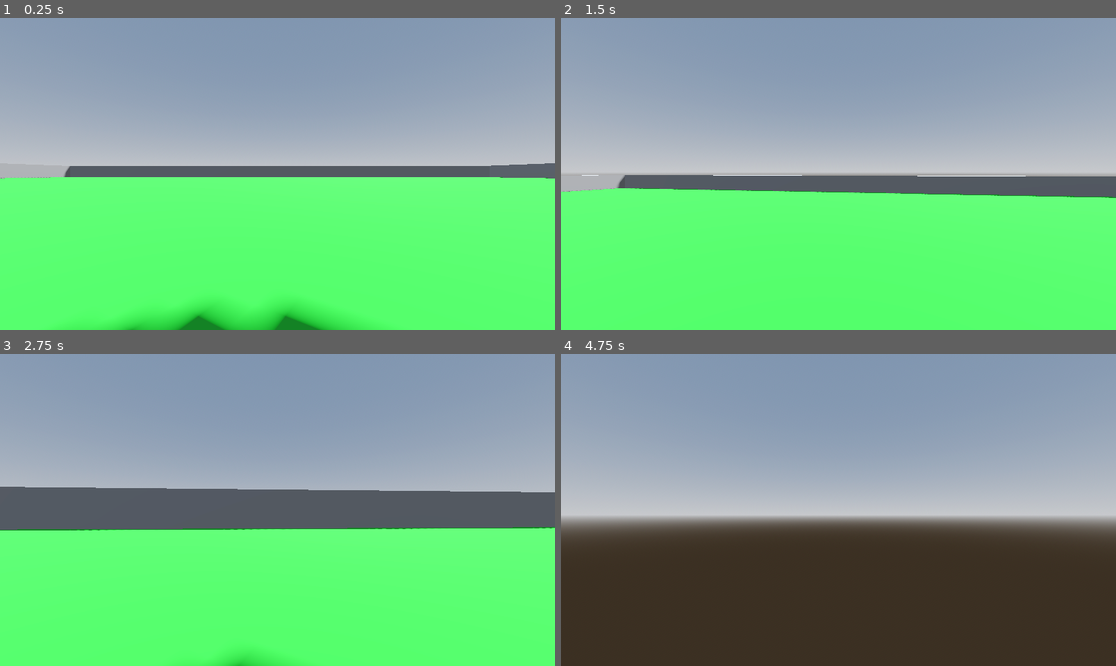
Above: before the commit, frames 1-4 (two rows, left to right).
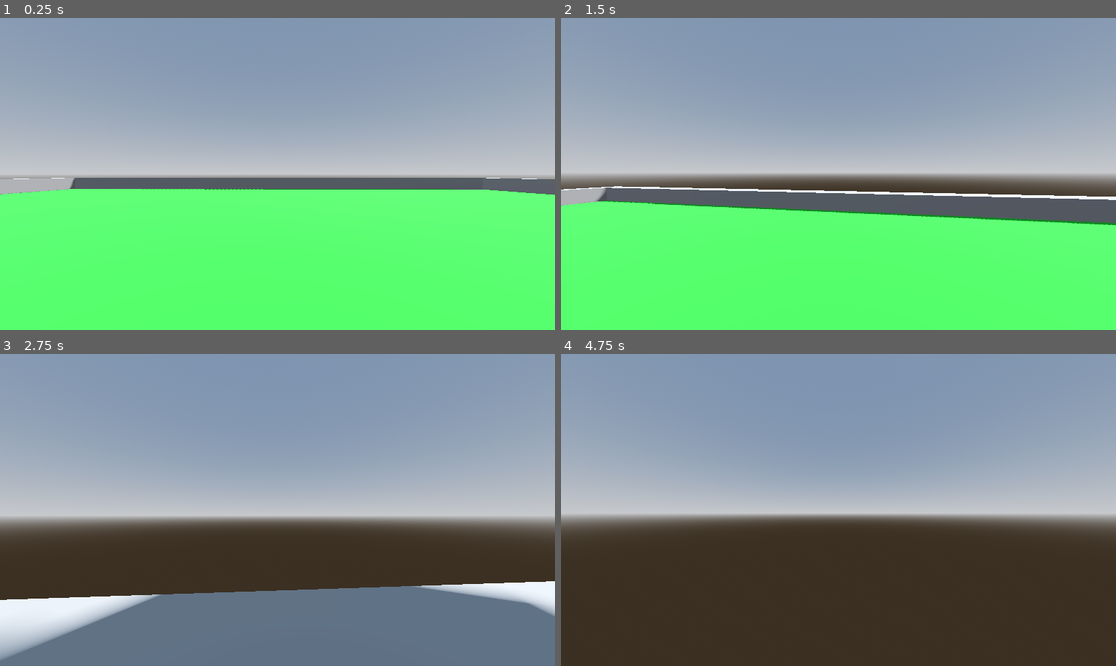
Above: after the commit, the same moments.

Repository: hrong1/Split-3
Game: Godot game, scene res://Scenes/World.tscn
Two runs of this game, one before a commit and one after it. Both use one fixed random seed, a clock stepped at 60 frames per second and the inputs below.
Inputs (mouse positions are in pixels of both pictures, inside the frame that each line leads up to):
- Up to frame 1 (0.25 s): no input
- Up to frame 2 (1.5 s): tap Enter at 0.5 s; move the mouse to (866, 174) at 0.52 s; hold Shift (sprint, bound only after the commit) 0.53-1.28 s; hold W (up) from 0.53 s (still down); tap Space (jump) at 0.77 s; move the mouse to (810, 174) at 1.27 s; tap Shift (sprint, bound only after the commit) at 1.35 s
- Up to frame 3 (2.75 s): keep holding W (up); tap Space (jump) at 1.52 s; move the mouse to (288, 503) at 2.02 s; hold Shift (sprint, bound only after the commit) from 2.03 s (still down)
- Up to frame 4 (4.75 s): keep holding W (up); move the mouse to (832, 516) at 2.77 s; release Shift (sprint, bound only after the commit) at 2.78 s; tap Shift (sprint, bound only after the commit) at 2.85, 4.35 s; tap Space (jump) at 3.02, 3.77, 4.25, 4.52 s; move the mouse to (877, 513) at 3.52 s; hold Shift (sprint, bound only after the commit) 3.53-4.28 s; move the mouse to (794, 506) at 4.27 s

The runs differ from the first frame. In frame 1, 9.6% of the frame differs, in the area x 0-100%, y 46-100%; in frame 2, 11%; in frame 3, 56%, in the area x 0-100%, y 42-100%; in frame 4, 3.0%.

Commit message:
added inertia, sprint, and headbob

Diff:
--- a/godot projects/Scenes/World.tscn
+++ b/godot projects/Scenes/World.tscn
@@ -54,6 +54,7 @@
 shape = SubResource("ConvexPolygonShape3D_h7ad7")
 
 [node name="Head" type="Node3D" parent="CharacterBody3D"]
+transform = Transform3D(1, 0, 0, 0, 1, 0, 0, 0, 1, 0, 0.929911, 0)
 
 [node name="Camera3D" type="Camera3D" parent="CharacterBody3D/Head"]
 transform = Transform3D(1, 0, 0, 0, 1, 0, 0, 0, 1, -0.0725873, 1.38293, -0.00361061)
--- a/godot projects/Scripts/Player.gd
+++ b/godot projects/Scripts/Player.gd
@@ -1,9 +1,14 @@
 extends CharacterBody3D
 
-
-const SPEED = 5.0
+var speed
+const WALK_SPEED = 5.0
+const SPRINT_SPEED = 8.0
 const JUMP_VELOCITY = 4.5
 const SENSITIVITY = .003
+
+#fov vars
+const BASE_FOV = 75
+const FOV_CHANGE = 1.5
 
 #bob variables
 const BOB_FREQ = 2.0
@@ -30,28 +35,45 @@
 	if not is_on_floor():
 		velocity.y -= gravity * delta
 
+
 	# Handle jump.
 	if Input.is_action_just_pressed("jump") and is_on_floor():
 		velocity.y = JUMP_VELOCITY
+
+	# handle sprint
+	if Input.is_action_pressed("sprint"):
+		speed = SPRINT_SPEED
+	else:
+		speed = WALK_SPEED
 
 	# Get the input direction and handle the movement/deceleration.
 	# As good practice, you should replace UI actions with custom gameplay actions.
 	var input_dir = Input.get_vector("left", "right", "up", "down")
 	var direction = (head.transform.basis * Vector3(input_dir.x, 0, input_dir.y)).normalized()
-	if direction:
-		velocity.x = direction.x * SPEED
-		velocity.z = direction.z * SPEED
+	if is_on_floor():
+		if direction:
+			velocity.x = direction.x * speed
+			velocity.z = direction.z * speed
+		else:
+			# lerp basically adds inertia to our movement
+			velocity.x = lerp(velocity.x, direction.x * speed, delta * 7.0)
+			velocity.z = lerp(velocity.z, direction.z * speed, delta * 7.0)
 	else:
-		velocity.x = 0.0
-		velocity.z = 0.0
+		velocity.x = lerp(velocity.x, direction.x * speed, delta * 3.0)
+		velocity.z = lerp(velocity.z, direction.z * speed, delta * 3.0)
 
 	#head bob
 	t_bob += delta * velocity.length() * float(is_on_floor())
 	camera.transform.origin = _headbob(t_bob)
+
+	var velocity_clamped = clamp(velocity.length(), .5, SPRINT_SPEED * 2)
+	var target_fov = BASE_FOV + FOV_CHANGE * velocity_clamped
+	camera.fov = lerp(camera.fov, target_fov, delta * 8.0)
 
 	move_and_slide()
 
 func _headbob(time) -> Vector3:
 	var pos = Vector3.ZERO
 	pos.y = sin(time * BOB_FREQ) * BOB_AMP
+	pos.x = cos(time * BOB_FREQ /2) * BOB_AMP
 	return pos
--- a/godot projects/project.godot
+++ b/godot projects/project.godot
@@ -42,3 +42,8 @@
 "events": [Object(InputEventKey,"resource_local_to_scene":false,"resource_name":"","device":-1,"window_id":0,"alt_pressed":false,"shift_pressed":false,"ctrl_pressed":false,"meta_pressed":false,"pressed":false,"keycode":0,"physical_keycode":32,"key_label":0,"unicode":32,"echo":false,"script":null)
 ]
 }
+sprint={
+"deadzone": 0.5,
+"events": [Object(InputEventKey,"resource_local_to_scene":false,"resource_name":"","device":0,"window_id":0,"alt_pressed":false,"shift_pressed":false,"ctrl_pressed":false,"meta_pressed":false,"pressed":false,"keycode":0,"physical_keycode":4194325,"key_label":0,"unicode":0,"echo":false,"script":null)
+]
+}
Not shown, added: .DS_Store
